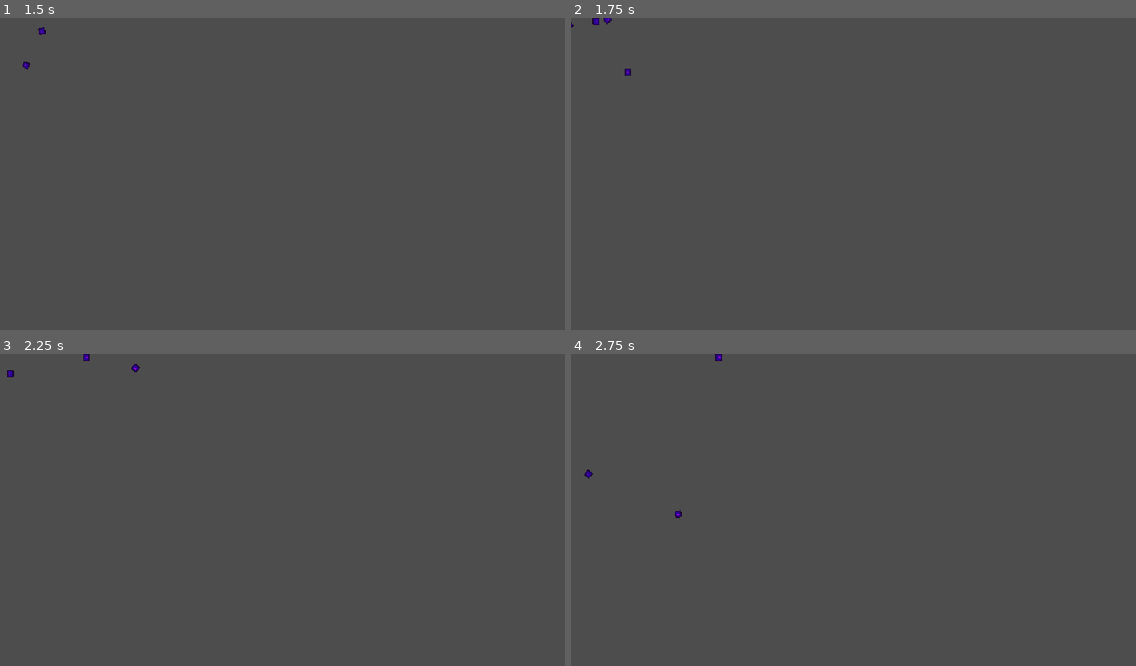
Above: before the commit, frames 1-4 (two rows, left to right).
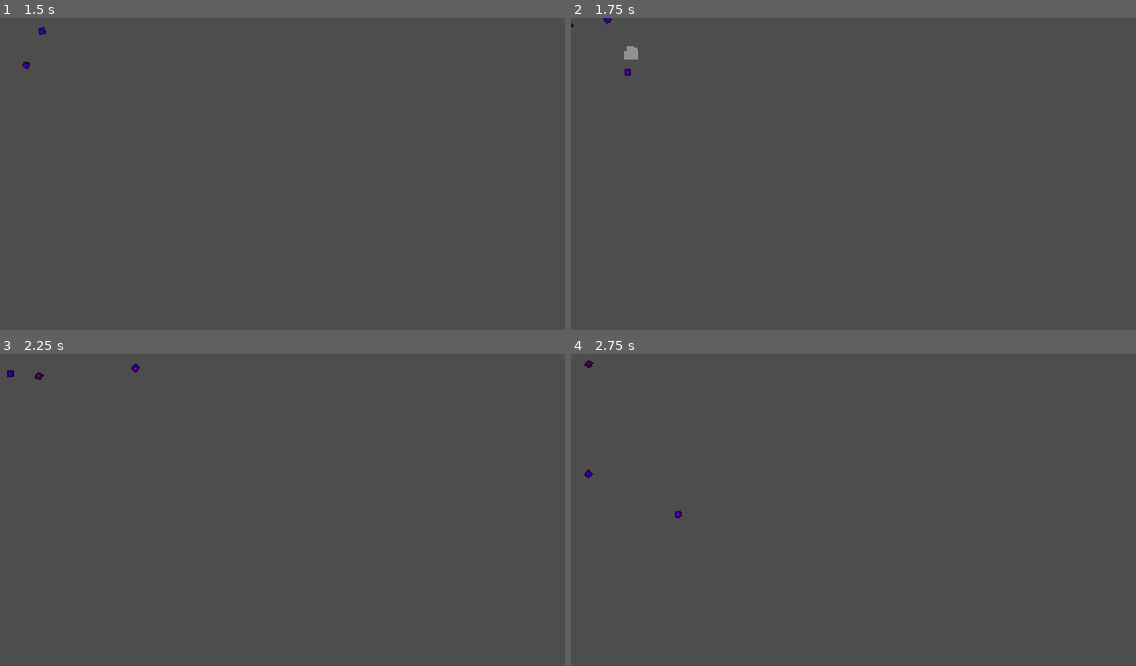
Above: after the commit, the same moments.

Repository: Sastingus/Mossful
Game: Godot game, scene res://bullet_patterns/spin_pat.tscn
Same seed, same stepped clock (60 frames per second), same inputs: the game is played once before the commit and once after it. This scene is started directly instead of the project's main scene. The engine's default icon, where the game draws it, is replaced by a stand-in: a white triangle on a blue panel in a dark square.
Inputs:
- Up to frame 1 (1.5 s): tap Enter at 0.5 s; hold Right (attack_right) 0.53-1.28 s; hold Down (attack_down) from 1.28 s (still down)
- Up to frame 2 (1.75 s): keep holding Down (attack_down)
- Up to frame 3 (2.25 s): release Down (attack_down) at 2.03 s; hold Right (attack_right) from 2.03 s (still down)
- Up to frame 4 (2.75 s): keep holding Right (attack_right)

Frame 1 is identical in both runs. In frame 2, 0.1% of the frame differs, in the area x 3-12%, y 0-14%; in frame 3, less than 0.1%; in frame 4, less than 0.1%.

Commit message:
following  bullets
-updated surround_pat with better bullets
-added following bullets that follow the player until they get too close
-added a new bullet pattern with following bullets
-updated old patterns with following bullets for some spice

Diff:
--- a/bullet_patterns/alternating_pat.tscn
+++ b/bullet_patterns/alternating_pat.tscn
@@ -1,8 +1,10 @@
-[gd_scene load_steps=2 format=3 uid="uid://djxhhwmyaygw5"]
+[gd_scene load_steps=3 format=3 uid="uid://djxhhwmyaygw5"]
 
 [ext_resource type="PackedScene" uid="uid://dxeirnxs8cup3" path="res://scenes/bullet/bullet.tscn" id="1_ky0da"]
+[ext_resource type="Script" uid="uid://cwng1evspobrd" path="res://bullet_patterns/!bullet_pattern.gd" id="1_nyykf"]
 
 [node name="Node2D" type="Node2D"]
+script = ExtResource("1_nyykf")
 metadata/_edit_horizontal_guides_ = [-289.0]
 
 [node name="EnemyBullet" parent="." instance=ExtResource("1_ky0da")]
--- /dev/null
+++ b/bullet_patterns/follow_pat.tscn
@@ -0,0 +1,65 @@
+[gd_scene load_steps=4 format=3 uid="uid://bb8emgvynwgu5"]
+
+[ext_resource type="Script" uid="uid://cwng1evspobrd" path="res://bullet_patterns/!bullet_pattern.gd" id="1_7ewl5"]
+[ext_resource type="PackedScene" uid="uid://dhp8roqh0osld" path="res://scenes/bullet/following_bullets/following_bullet.tscn" id="2_0gh4y"]
+[ext_resource type="PackedScene" uid="uid://dxeirnxs8cup3" path="res://scenes/bullet/bullet.tscn" id="3_nuvso"]
+
+[node name="follow_pat" type="Node2D"]
+script = ExtResource("1_7ewl5")
+
+[node name="FollowingBullet" parent="." instance=ExtResource("2_0gh4y")]
+position = Vector2(-166, -97)
+rotation = 1.0471976
+speed = 100
+acceleration = 2
+
+[node name="FollowingBullet2" parent="." instance=ExtResource("2_0gh4y")]
+position = Vector2(187, -81.00001)
+rotation = 2.8797934
+speed = 100
+delay = 0.5
+acceleration = 2
+
+[node name="FollowingBullet3" parent="." instance=ExtResource("2_0gh4y")]
+position = Vector2(128.00002, 73)
+rotation = 3.926991
+speed = 100
+delay = 1.0
+acceleration = 2
+
+[node name="FollowingBullet4" parent="." instance=ExtResource("2_0gh4y")]
+position = Vector2(-111, 93)
+rotation = 5.4977875
+speed = 100
+delay = 1.5
+acceleration = 2
+
+[node name="EnemyBullet" parent="." instance=ExtResource("3_nuvso")]
+position = Vector2(51, -156)
+rotation = 1.5707964
+speed = 250
+delay = 0.1
+
+[node name="EnemyBullet2" parent="." instance=ExtResource("3_nuvso")]
+position = Vector2(-121, -161)
+rotation = 1.5707964
+speed = 250
+delay = 0.3
+
+[node name="EnemyBullet3" parent="." instance=ExtResource("3_nuvso")]
+position = Vector2(27, 97)
+rotation = 4.712389
+speed = 250
+delay = 0.7
+
+[node name="EnemyBullet5" parent="." instance=ExtResource("3_nuvso")]
+position = Vector2(-60, 83.000015)
+rotation = 4.6921225
+speed = 250
+delay = 0.5
+
+[node name="EnemyBullet4" parent="." instance=ExtResource("3_nuvso")]
+position = Vector2(179, -25)
+rotation = 3.1415927
+speed = 350
+delay = 0.9
--- a/bullet_patterns/spin_pat.tscn
+++ b/bullet_patterns/spin_pat.tscn
@@ -1,8 +1,11 @@
-[gd_scene load_steps=2 format=3 uid="uid://b6xo53voey65y"]
+[gd_scene load_steps=4 format=3 uid="uid://b6xo53voey65y"]
 
+[ext_resource type="Script" uid="uid://cwng1evspobrd" path="res://bullet_patterns/!bullet_pattern.gd" id="1_1fjgy"]
 [ext_resource type="PackedScene" uid="uid://dxeirnxs8cup3" path="res://scenes/bullet/bullet.tscn" id="1_4pagn"]
+[ext_resource type="PackedScene" uid="uid://dhp8roqh0osld" path="res://scenes/bullet/following_bullets/following_bullet.tscn" id="3_1b2cj"]
 
 [node name="Node2D" type="Node2D"]
+script = ExtResource("1_1fjgy")
 
 [node name="Area2D" parent="." instance=ExtResource("1_4pagn")]
 position = Vector2(-70, 70)
@@ -55,25 +58,14 @@
 spin = -3.0
 acceleration = -5
 
-[node name="EnemyBullet" parent="." instance=ExtResource("1_4pagn")]
-position = Vector2(8, -8)
-rotation = 3.1415927
-speed = 250
+[node name="FollowingBullet" parent="." instance=ExtResource("3_1b2cj")]
+position = Vector2(-133, -111)
+rotation = 0.76587564
+speed = 100
 delay = 1.5
 
-[node name="EnemyBullet4" parent="." instance=ExtResource("1_4pagn")]
-position = Vector2(-7, 7)
-speed = 250
-delay = 1.5
-
-[node name="EnemyBullet2" parent="." instance=ExtResource("1_4pagn")]
-position = Vector2(8, 7)
-rotation = 4.712389
-speed = 250
-delay = 1.5
-
-[node name="EnemyBullet3" parent="." instance=ExtResource("1_4pagn")]
-position = Vector2(-7, -8)
-rotation = 7.853982
-speed = 250
-delay = 1.5
+[node name="FollowingBullet2" parent="." instance=ExtResource("3_1b2cj")]
+position = Vector2(122.999985, 76)
+rotation = 3.8976858
+speed = 100
+delay = 1.7
--- a/bullet_patterns/surround_pat.tscn
+++ b/bullet_patterns/surround_pat.tscn
@@ -1,8 +1,11 @@
-[gd_scene load_steps=2 format=3 uid="uid://bqr6ue17supu2"]
+[gd_scene load_steps=4 format=3 uid="uid://bqr6ue17supu2"]
 
+[ext_resource type="Script" uid="uid://cwng1evspobrd" path="res://bullet_patterns/!bullet_pattern.gd" id="1_u8oyu"]
 [ext_resource type="PackedScene" uid="uid://dxeirnxs8cup3" path="res://scenes/bullet/bullet.tscn" id="1_vlrhn"]
+[ext_resource type="PackedScene" uid="uid://dhp8roqh0osld" path="res://scenes/bullet/following_bullets/following_bullet.tscn" id="3_djhh2"]
 
-[node name="Node2D" type="Node2D"]
+[node name="surround_pat" type="Node2D"]
+script = ExtResource("1_u8oyu")
 
 [node name="EnemyBullet" parent="." instance=ExtResource("1_vlrhn")]
 position = Vector2(44, -43)
@@ -73,37 +76,11 @@
 spin = 6.0
 acceleration = 2
 
-[node name="EnemyBullet11" parent="." instance=ExtResource("1_vlrhn")]
-position = Vector2(-157, 0)
-delay = 0.4
-acceleration = 5
-
-[node name="EnemyBullet13" parent="." instance=ExtResource("1_vlrhn")]
-position = Vector2(105, -17)
-rotation = 3.1415927
-delay = 0.4
-acceleration = 5
-
-[node name="EnemyBullet15" parent="." instance=ExtResource("1_vlrhn")]
-position = Vector2(45, 73)
-rotation = 4.396374
-delay = 0.4
-acceleration = 5
-
-[node name="EnemyBullet12" parent="." instance=ExtResource("1_vlrhn")]
-position = Vector2(-109, -101)
-rotation = 0.7853982
-delay = 0.6
-acceleration = 5
-
-[node name="EnemyBullet16" parent="." instance=ExtResource("1_vlrhn")]
-position = Vector2(-74, 93)
-rotation = -1.0471976
-delay = 0.5
-acceleration = 5
-
-[node name="EnemyBullet14" parent="." instance=ExtResource("1_vlrhn")]
-position = Vector2(54, -103)
-rotation = 2.0943952
-delay = 0.5
-acceleration = 5
+[node name="FollowingBullet" parent="." instance=ExtResource("3_djhh2")]
+position = Vector2(0.9999976, -99.99999)
+rotation = -4.712389
+scale = Vector2(2.015018, 2.015018)
+followUntilRange = 20.0
+speed = 100
+delay = 1.0
+acceleration = 2
--- a/scenes/boss/boss.gd
+++ b/scenes/boss/boss.gd
@@ -26,7 +26,6 @@
 			if previous_patterns.size() >= patterns.size():
 				previous_patterns.clear()
 			attackPicked = true
-			print(previous_patterns)
 
 
 func take_damage():
--- a/scenes/bullet/bullet.gd
+++ b/scenes/bullet/bullet.gd
@@ -43,3 +43,4 @@
 func _on_body_entered(body: CollisionObject2D) -> void:
 	if body is CharacterBody2D:
 		SignalBus.player_poisoned.emit()
+		queue_free()
--- /dev/null
+++ b/scenes/bullet/following_bullets/following_bullet.gd
@@ -0,0 +1,41 @@
+extends Bullet
+class_name FollowingBullet
+
+var following := false
+@export var followUntilRange := 45.0
+@export var notfollowtime := 0.2
+@onready var stop_follow_range: Area2D = $StopFollowRange
+@onready var not_follow_timer: Timer = $NotFollowTimer
+
+
+func _physics_process(delta: float) -> void:
+	if bullet_spawned == true:
+		if following:
+			look_at(Globals.player_location)
+		var dir : Vector2 = Vector2.RIGHT.rotated(rotation)
+		position += Vector2(dir.normalized() * speed * delta)
+		distance_traveled += speed * delta
+
+		speed += acceleration
+		if distance_traveled > DESPAWN_DISTANCE:
+			queue_free()
+
+func spawn_bullet() -> void:
+	particles.emitting = true
+	bullet_spawned = true
+	visible = true
+	collision_shape_2d.disabled = false
+	not_follow_timer.wait_time = notfollowtime
+	not_follow_timer.start()
+	$StopFollowRange/CollisionShape2D.shape.radius = followUntilRange
+
+func stop_following() -> void:
+	following = false
+
+func start_following():
+	following = true
+
+func _on_body_entered(body: CollisionObject2D) -> void:
+	if body is CharacterBody2D:
+		SignalBus.player_poisoned.emit()
+		queue_free()
--- /dev/null
+++ b/scenes/bullet/following_bullets/following_bullet.tscn
@@ -0,0 +1,78 @@
+[gd_scene load_steps=10 format=3 uid="uid://dhp8roqh0osld"]
+
+[ext_resource type="Script" uid="uid://ojyrmyvj8cf8" path="res://scenes/bullet/following_bullets/following_bullet.gd" id="1_4vdp6"]
+[ext_resource type="Texture2D" uid="uid://4q335xxs2p" path="res://icon.svg" id="2_7pq5m"]
+
+[sub_resource type="CircleShape2D" id="CircleShape2D_otire"]
+radius = 6.0827627
+
+[sub_resource type="Curve" id="Curve_ldfyv"]
+_data = [Vector2(0, 1), 0.0, 0.0, 0, 0, Vector2(1, 0.24528301), 0.0, 0.0, 0, 0]
+point_count = 2
+
+[sub_resource type="CurveTexture" id="CurveTexture_c6pnf"]
+curve = SubResource("Curve_ldfyv")
+
+[sub_resource type="Curve" id="Curve_pfrjf"]
+_data = [Vector2(0, 1), 0.0, 0.0, 0, 0, Vector2(1, 0.46415097), -1.3724238, 0.0, 0, 0]
+point_count = 2
+
+[sub_resource type="CurveTexture" id="CurveTexture_0vdx3"]
+curve = SubResource("Curve_pfrjf")
+
+[sub_resource type="ParticleProcessMaterial" id="ParticleProcessMaterial_po08b"]
+lifetime_randomness = 0.1
+particle_flag_disable_z = true
+emission_shape = 2
+emission_sphere_radius = 6.28
+radial_velocity_min = 99.99998
+radial_velocity_max = 99.99998
+radial_velocity_curve = SubResource("CurveTexture_c6pnf")
+gravity = Vector3(0, 98, 0)
+scale_min = 16.0
+scale_max = 16.0
+scale_curve = SubResource("CurveTexture_0vdx3")
+color = Color(0.5743274, 0.57432795, 0.5743277, 1)
+
+[sub_resource type="CircleShape2D" id="CircleShape2D_7pq5m"]
+radius = 37.01351
+
+[node name="FollowingBullet" type="Area2D"]
+script = ExtResource("1_4vdp6")
+metadata/_custom_type_script = "uid://br83v0to3hhov"
+
+[node name="Sprite2D" type="Sprite2D" parent="."]
+self_modulate = Color(0.7462442, 0, 0.33281583, 1)
+rotation = 1.5707964
+scale = Vector2(0.109375, 0.109375)
+texture = ExtResource("2_7pq5m")
+
+[node name="CollisionShape2D" type="CollisionShape2D" parent="."]
+shape = SubResource("CircleShape2D_otire")
+disabled = true
+
+[node name="DelayTimer" type="Timer" parent="."]
+one_shot = true
+
+[node name="GPUParticles2D" type="GPUParticles2D" parent="."]
+emitting = false
+lifetime = 0.15000000000000002
+one_shot = true
+explosiveness = 0.83
+process_material = SubResource("ParticleProcessMaterial_po08b")
+
+[node name="StopFollowRange" type="Area2D" parent="."]
+collision_layer = 0
+collision_mask = 8
+
+[node name="CollisionShape2D" type="CollisionShape2D" parent="StopFollowRange"]
+shape = SubResource("CircleShape2D_7pq5m")
+
+[node name="NotFollowTimer" type="Timer" parent="."]
+wait_time = 0.5
+one_shot = true
+
+[connection signal="body_entered" from="." to="." method="_on_body_entered"]
+[connection signal="timeout" from="DelayTimer" to="." method="spawn_bullet"]
+[connection signal="body_entered" from="StopFollowRange" to="." method="stop_following" unbinds=1]
+[connection signal="timeout" from="NotFollowTimer" to="." method="start_following"]
--- a/scenes/player/player.gd
+++ b/scenes/player/player.gd
@@ -11,6 +11,7 @@
 @onready var boss_bar: ProgressBar = $BossBar
 @onready var attack_timer: Timer = %AttackTimer
 @onready var attack_bar: ProgressBar = $AttackBar
+@onready var hit_particles: GPUParticles2D = %HitParticles
 
 func _ready() -> void:
 	SignalBus.player_poisoned.connect(poisoned)
@@ -24,6 +25,8 @@
 
 	velocity = inputDir.normalized() * SPEED * delta
 	move_and_slide()
+
+	Globals.player_location = global_position
 
 func _process(_delta: float) -> void:
 	hp_label.text = "       hp:
@@ -56,6 +59,7 @@
 func poisoned():
 	Globals.is_player_poi = true
 	Globals.player_poi += Globals.on_hit_poi
+	hit_particles.restart()
 
 	if poison_timer.is_stopped():
 		poison_timer.start()
--- a/scenes/player/player.tscn
+++ b/scenes/player/player.tscn
@@ -14,6 +14,35 @@
 bg_color = Color(0.48235294, 0.63529414, 0.6392157, 0)
 
 [sub_resource type="StyleBoxFlat" id="StyleBoxFlat_lvxji"]
+
+[sub_resource type="Curve" id="Curve_dovo2"]
+_data = [Vector2(0, 0.69056606), 0.0, 0.991195, 0, 0, Vector2(1, 1), -1.3678482, 0.0, 0, 0]
+point_count = 2
+
+[sub_resource type="CurveTexture" id="CurveTexture_gmlin"]
+curve = SubResource("Curve_dovo2")
+
+[sub_resource type="Curve" id="Curve_lvxji"]
+_data = [Vector2(0, 1), 0.0, 0.0, 0, 0, Vector2(1, 0.20000005), -1.0071816, 0.0, 0, 0]
+point_count = 2
+
+[sub_resource type="CurveTexture" id="CurveTexture_p47bc"]
+curve = SubResource("Curve_lvxji")
+
+[sub_resource type="ParticleProcessMaterial" id="ParticleProcessMaterial_75vfm"]
+particle_flag_disable_z = true
+emission_shape = 2
+emission_sphere_radius = 6.29
+orbit_velocity_min = -0.09999991
+orbit_velocity_max = 0.1000001
+radial_velocity_min = 69.99998
+radial_velocity_max = 69.99998
+radial_velocity_curve = SubResource("CurveTexture_gmlin")
+gravity = Vector3(0, 0, 0)
+scale_min = 2.0
+scale_max = 4.0
+scale_curve = SubResource("CurveTexture_p47bc")
+color = Color(0.5169727, 0.16256279, 0.5583496, 1)
 
 [node name="player" type="CharacterBody2D"]
 collision_layer = 9
@@ -84,6 +113,16 @@
 value = -3.0
 show_percentage = false
 
+[node name="HitParticles" type="GPUParticles2D" parent="."]
+unique_name_in_owner = true
+emitting = false
+amount = 16
+lifetime = 0.3
+one_shot = true
+speed_scale = 1.75
+explosiveness = 0.9
+process_material = SubResource("ParticleProcessMaterial_75vfm")
+
 [connection signal="timeout" from="PoisonTimer" to="." method="poison_tick"]
 [connection signal="timeout" from="HealTimer" to="." method="heal_tick"]
 [connection signal="timeout" from="AttackTimer" to="." method="_on_attack_timer_timeout"]
--- a/scenes/world/globals.gd
+++ b/scenes/world/globals.gd
@@ -5,6 +5,7 @@
 var player_dmg := 15.0
 var player_poi := 0.0
 var is_player_poi := false
+var player_location := Vector2.ZERO
 
 var heal := 0.5
 var poi_dmg := 1.5
--- a/scenes/world/world.tscn
+++ b/scenes/world/world.tscn
@@ -1,10 +1,7 @@
-[gd_scene load_steps=9 format=3 uid="uid://d3vnnnd2fe8u"]
+[gd_scene load_steps=6 format=3 uid="uid://d3vnnnd2fe8u"]
 
 [ext_resource type="PackedScene" uid="uid://d1w5ccem33kle" path="res://scenes/player/player.tscn" id="1_dphjl"]
 [ext_resource type="PackedScene" uid="uid://dsnf0fg816wds" path="res://scenes/boss/boss.tscn" id="2_1fp7r"]
-[ext_resource type="PackedScene" uid="uid://b1xv5ev3srvft" path="res://bullet_patterns/test_pat.tscn" id="2_sl2e5"]
-[ext_resource type="PackedScene" uid="uid://djxhhwmyaygw5" path="res://bullet_patterns/alternating_pat.tscn" id="3_1fp7r"]
-[ext_resource type="PackedScene" uid="uid://b6xo53voey65y" path="res://bullet_patterns/spin_pat.tscn" id="4_6m72w"]
 [ext_resource type="PackedScene" uid="uid://bqr6ue17supu2" path="res://bullet_patterns/surround_pat.tscn" id="5_t5ptc"]
 
 [sub_resource type="RectangleShape2D" id="RectangleShape2D_6m72w"]
@@ -22,7 +19,7 @@
 
 [node name="boss" parent="." instance=ExtResource("2_1fp7r")]
 position = Vector2(1, -72)
-patterns = Array[PackedScene]([ExtResource("3_1fp7r"), ExtResource("4_6m72w"), ExtResource("5_t5ptc"), ExtResource("2_sl2e5")])
+patterns = Array[PackedScene]([ExtResource("5_t5ptc")])
 attackSpeed = 3.0
 
 [node name="background" type="Node2D" parent="."]
@@ -66,5 +63,5 @@
 shape = SubResource("RectangleShape2D_v5dby")
 
 [node name="CollisionShape2D4" type="CollisionShape2D" parent="background/Collision"]
-position = Vector2(-4, -113)
+position = Vector2(-4, -118)
 shape = SubResource("RectangleShape2D_v5dby")
Not shown, added: scenes/bullet/following_bullets/following_bullet.gd.uid
Not shown: 1 places in scenes/player/player.tscn that only renumber resources
